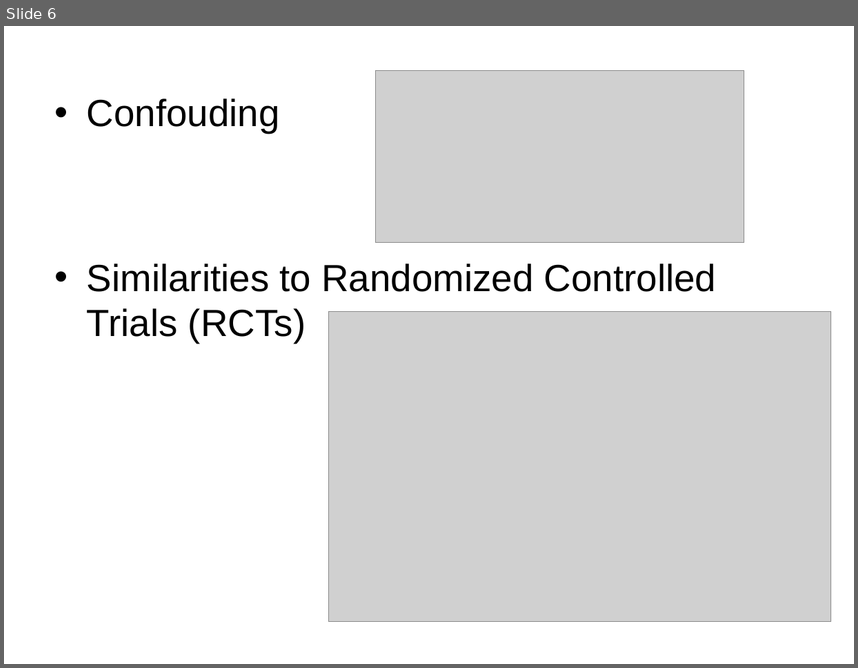
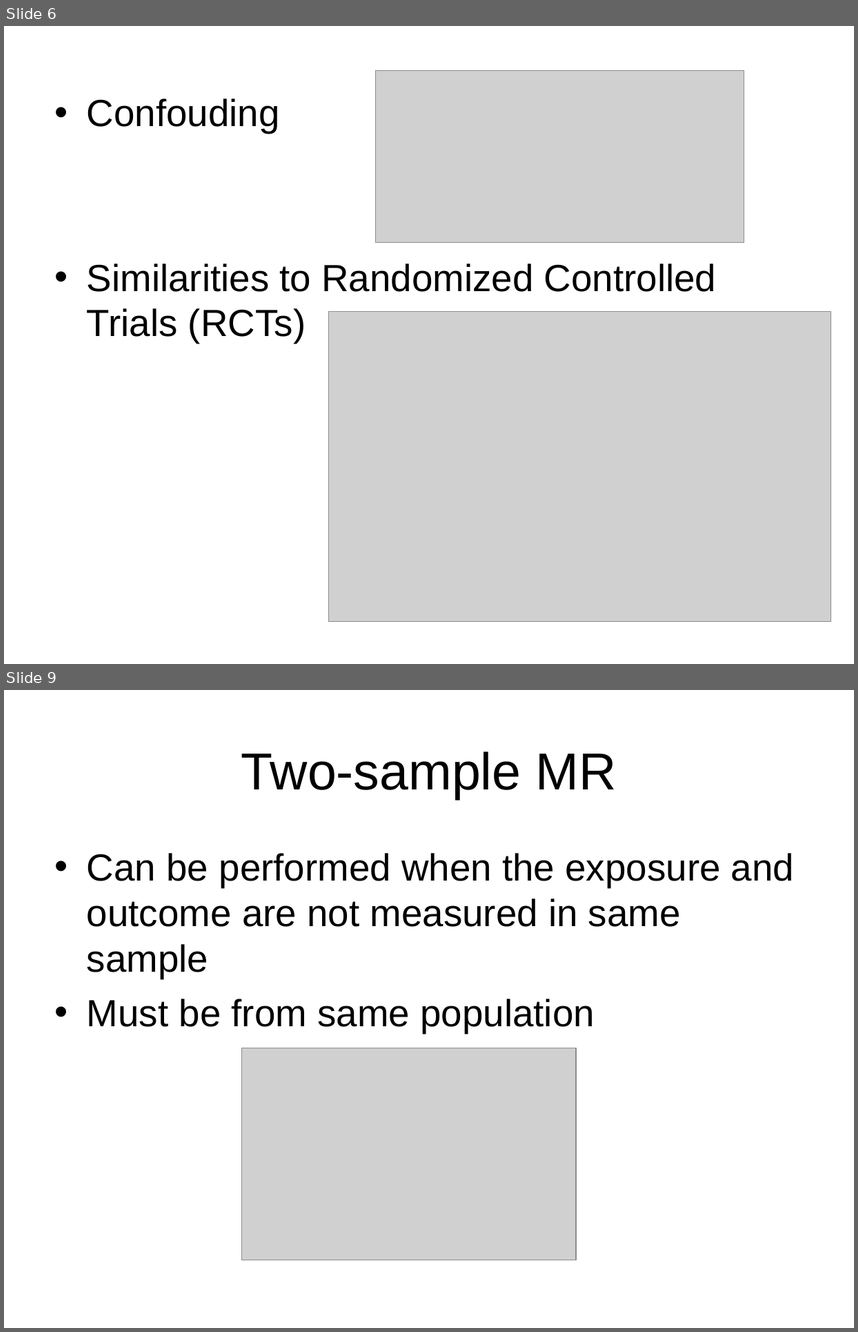
Before and after one commit to matthijsknigge/mendelianrandomization, a slide deck: internship/presentation.ppt. Shown one above the other, each under a label of ours: slide 6 before the commit, slides 6 and 9 after it; the slides between them are not shown. The pictures are 858x668 and 858x1332 pixels, drawn with LibreOffice and Linux fonts; fonts in the diff are those of the drawing; grey boxes stand for pictures. Boxes give left, top, right and bottom in pixels: in the first picture for what was removed or moved away, otherwise in the second. Text is boxed around its words. In the diff, an @@ line names an element or a change of style, - is before the commit and + after.

```diff
--- a/internship/presentation.ppt
+++ b/internship/presentation.ppt
@@ slide 9 added at [4,690,854,1328], background #FFFFFF @@
@@ title added at [241,751,616,799], 44 pt, text #000000 @@
+Two-sample MR
@@ text added at [87,853,794,1033], 32 pt, text #000000 @@
+• Can be performed when the exposure and outcome are not measured in same sample
+• Must be from same population
@@ picture added at [242,1048,577,1259] @@
```
Also in this commit, not shown: 4 slides changed, 14 other slides added, 1 slide removed, 4 other files.
